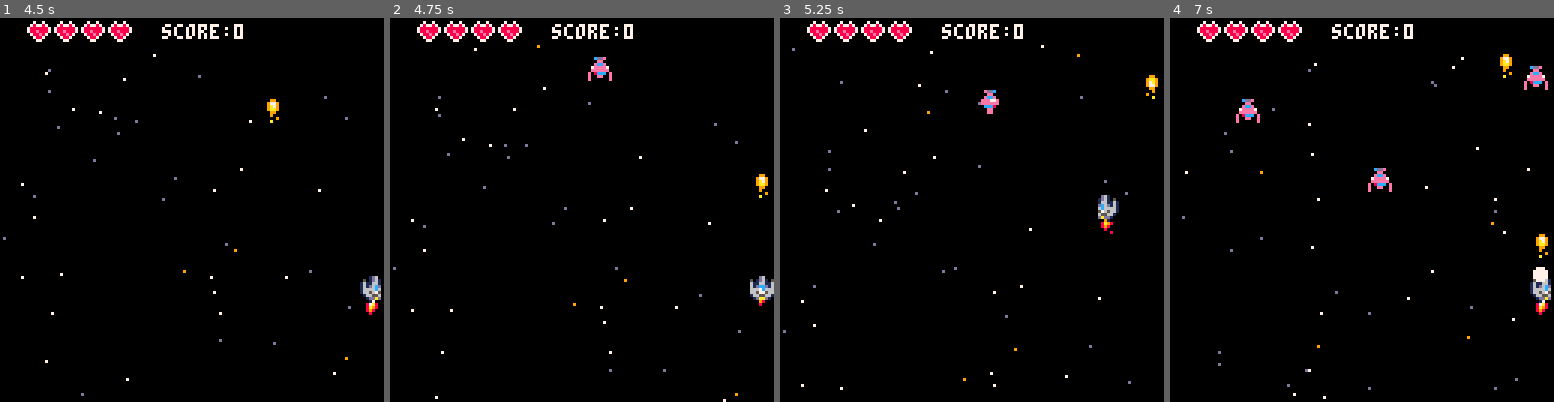
Above: before the commit, frames 1-4 (left to right).
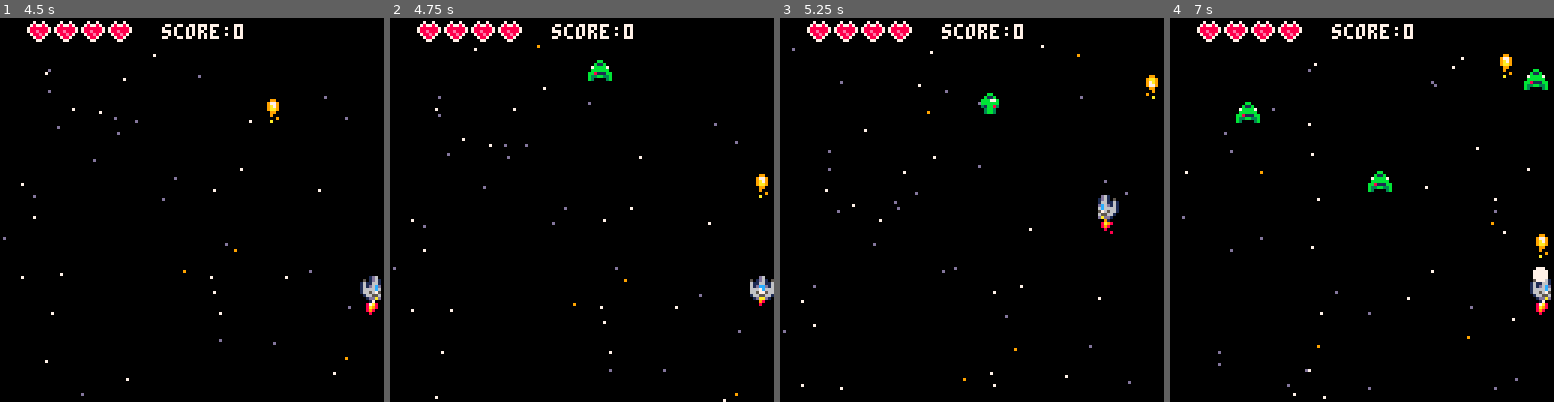
Above: after the commit, the same moments.

Repository: eduszesz/shmup
Game: PICO-8 cartridge myshmup.p8
The game is run twice, just before and just after one commit, with the same random seed, the same clock (stepped at 60 frames per second) and the same inputs.
Inputs:
- Up to frame 1 (4.5 s): tap X (X key) at 0.33, 1.07, 1.85, 2.97, 4.08 s; tap O (Z key) at 0.7, 1.7, 2.1, 2.5, 2.9, 3.3, 3.7, 4.1 s; hold Right 1.6-2.1 s; hold Up 2.15-2.42 s; hold Right 2.47-3.03 s; hold Left 3.08-3.58 s; hold Down 3.63-3.97 s; hold Right from 4.02 s (still down)
- Up to frame 2 (4.75 s): tap O (Z key) at 4.5 s; release Right at 4.68 s; hold Up from 4.73 s (still down)
- Up to frame 3 (5.25 s): tap O (Z key) at 4.9 s; release Up at 5.03 s; hold Left from 5.08 s (still down); tap X (X key) at 5.2 s
- Up to frame 4 (7 s): tap O (Z key) every 0.4 s from 5.3 to 6.9 s; release Left at 5.68 s; hold Down 5.73-6.03 s; hold Right 6.08-6.58 s; tap X (X key) at 6.32 s; hold Right from 6.63 s (still down)

Frame 1 is identical in both runs. In frame 2, 0.2% of the frame differs, in the area x 51-58%, y 10-17%; in frame 3, 0.2%; in frame 4, 0.7%, in the area x 17-99%, y 12-46%.

Commit message:
more and more feedback from jam

Diff:
--- a/myshmup.p8
+++ b/myshmup.p8
@@ -1222,7 +1222,6 @@
 function mkdebris()
 	for d in all(debris) do
 		local cl=11
-		if d.typ==8 then cl=14 end
 		if d.typ==12 then cl=3 end
 		if d.typ==24 then cl=8 end
 		if d.typ==28 then cl=12 end
@@ -1705,14 +1704,14 @@
 	spr(ship.fl,drone.x,drone.y+8)
 end
 __gfx__
-0000000000d61000000d60000001d6000001700000091000000980000008000000cdde00000ce000000ec00000eddc0000000000000000000000000000000000
-0000000001d61050501d61050501d6100087a800008a98000008000000008000000ee000000ee000000ee000000ee00000333300000000000000000000333300
-00700700016611616116611616116610008a980000898000000000000000000000ecce0000ecce0000ecce0000ecce0003c33c300033330000333300033cc330
-000770000dc6d16161dccd16161d6cd00089800000080000000000000000000007eeee700e77eee00ee77ee00eee77e03333333303c33c3003c33c3033333333
-0007700006c666616667c66616666c60000800000000080000000000000000000eeeeee00eeeeee00eeeeee00eeeeee083333338333333333333333388333388
-0070070005765661665775661665675000000000000000000000000000000000e08ccc0e0ec8cce000cc8c0000ccc80000999900883333880833338003999930
-0000000006556610166556610166556000000000000000000000000000000000e00ee00e0e0ee0e000eeee00000ee00000000000039999300399993000000000
-000000000dadd10001daad10001ddad000000000000000000000000000000000e000000e0e0000e000e00e00000ee00000000000000000000300003000000000
+0000000000d61000000d60000001d600000170000009100000098000000800000000000000000000000000000000000000000000000000000000000000000000
+0000000001d61050501d61050501d6100087a800008a98000008000000008000000bb000000bb000000bb000000bb00000333300000000000000000000333300
+00700700016611616116611616116610008a980000898000000000000000000000b11b0000b11b0000b11b0000b11b0003c33c300033330000333300033cc330
+000770000dc6d16161dccd16161d6cd00089800000080000000000000000000007bbbb700b77bbb00bb77bb00bbb77b03333333303c33c3003c33c3033333333
+0007700006c666616667c66616666c60000800000000080000000000000000000bbbbbb00bbbbbb00bbbbbb00bbbbbb083333338333333333333333388333388
+0070070005765661665775661665675000000000000000000000000000000000bb8111bb0b1811b003b18b30031bb83000999900883333880833338003999930
+0000000006556610166556610166556000000000000000000000000000000000b33bb33b0b3bb3b000bbbb00003bb30000000000039999300399993000000000
+000000000dadd10001daad10001ddad000000000000000000000000000000000b300003b0b3003b000b33b00003bb30000000000000000000300003000000000
 0000000b00000000000000000000000003bbbb3003bbbb30000333300003333008088080080880800808808008088080001122cccc221100001122cccc221100
 b00000b0b00000bbb00000b0000000bb32bbbb2337bbbb73bbb77223bbb2277300888800008888000088880000888800001122cccc221100011122cccc221110
 0bbbbb000bbbbb000bbbbb0b3bbbbb0032b11b2337b11b73bbbbbbbbbbbbbbbb08b88b800828828008b88b8008288280111ccc5555ccc111111ccc5555ccc111
Not shown, changed: the sound effects (__sfx__) section of myshmup.p8
Not shown, changed: ss-bulletbarrage.p8.png
